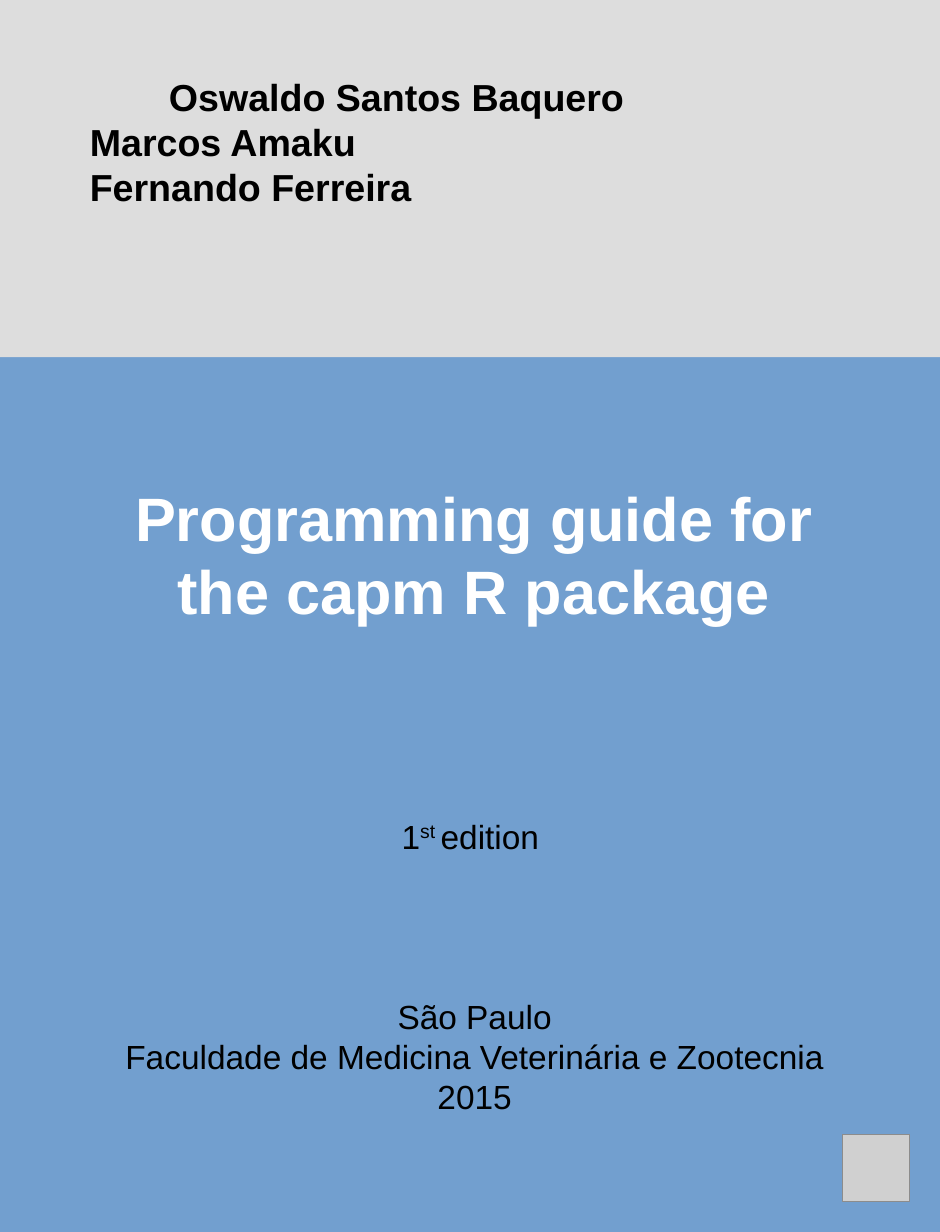
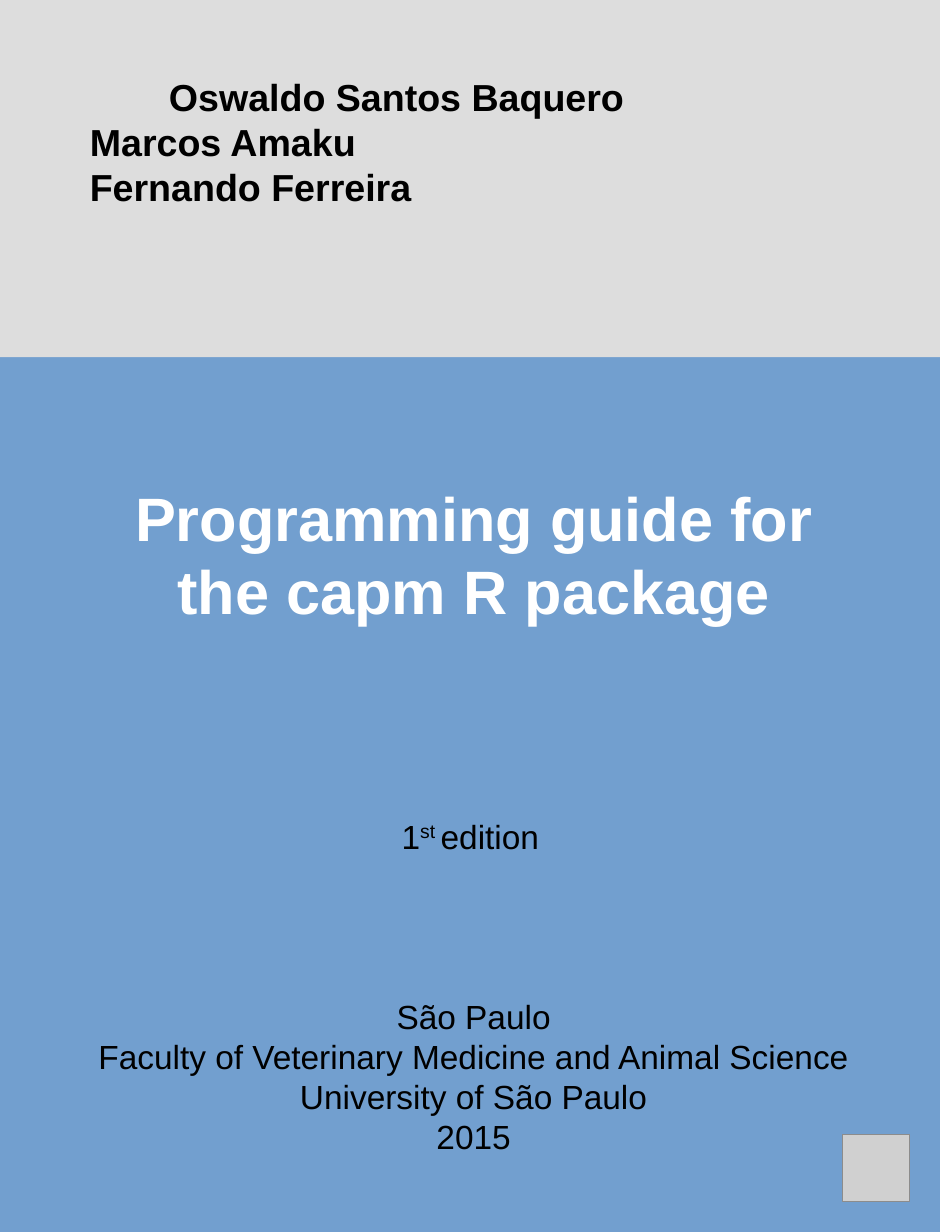
Before and after one commit to eduardocpacheco99/programming-guide-for-the-capm-r-package, a slide deck: slide 1 of cover.odp. Drawn at 940x1232 pixels with LibreOffice and Linux fonts; fonts in the diff are those of the drawing; grey boxes stand for pictures. Boxes give left, top, right and bottom in pixels: in the first picture for what was removed or moved away, otherwise in the second. Text is boxed around its words. In the diff, an @@ line names an element or a change of style, - is before the commit and + after.

```diff
--- a/cover.odp
+++ b/cover.odp
@@ text "São Paulo": place and size @@
-text "São Paulo" at box(125, 1004, 824, 1110)
+text "São Paulo" at box(98, 1004, 848, 1150)
@@ text at box(98, 1044, 848, 1115): text changed @@
-Faculdade de Medicina Veterinária e Zootecnia
+Faculty of Veterinary Medicine and Animal Science
+University of São Paulo
```
Also in this commit, not shown: 4 other files.
